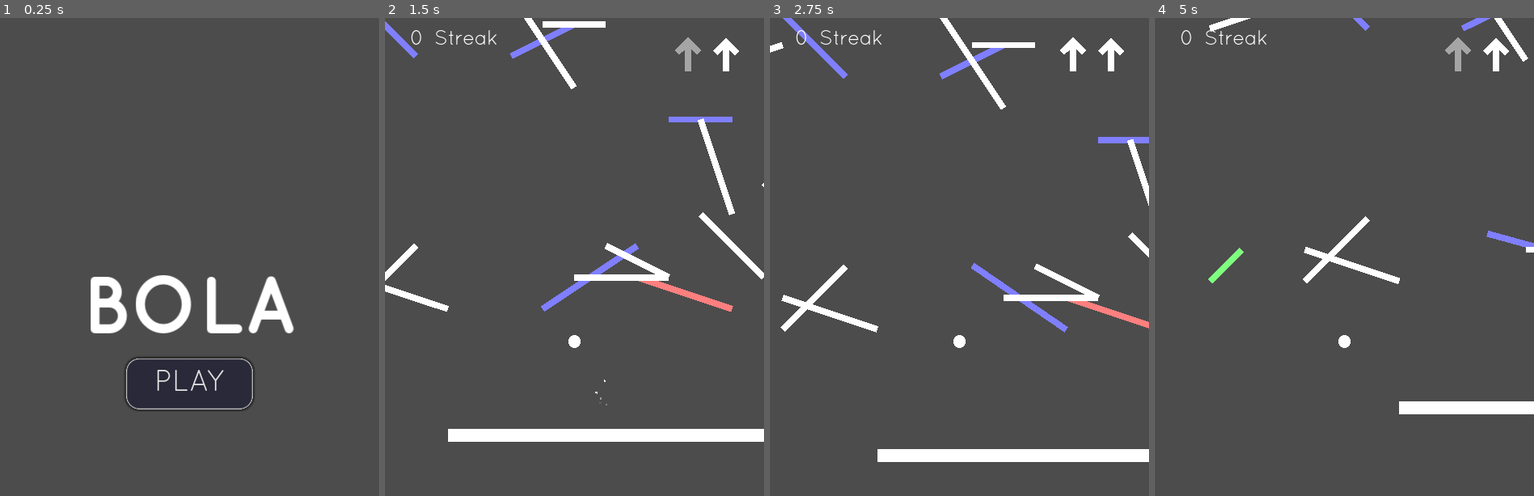
Above: before the commit, frames 1-4 (left to right).
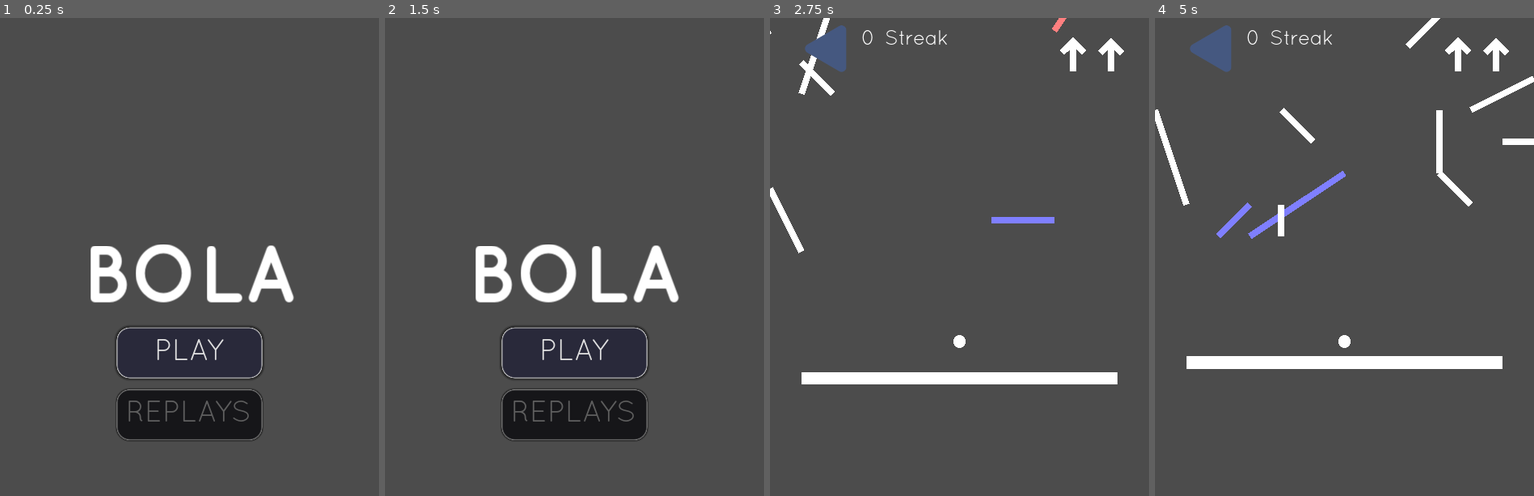
Above: after the commit, the same moments.

Repository: manglemix/Bola
Game: Godot game, scene res://levels/main_menu.tscn
The game is run twice, just before and just after one commit, with the same random seed, the same clock (stepped at 60 frames per second) and the same inputs.
Inputs (mouse positions are in pixels of both pictures, inside the frame that each line leads up to):
- Up to frame 1 (0.25 s): no input
- Up to frame 2 (1.5 s): click "PLAY" at 0.5 s; click (441, 46) at 1.27 s
- Up to frame 3 (2.75 s): click (959, 352) at 2 s, where only the run after the commit has a clickable "PLAY"
- Up to frame 4 (5 s): move the mouse to (1427, 309) at 2.77 s; click (1427, 309) at 2.92 s; click (1427, 309) at 3.02 s; drag from (1268, 371) to (1325, 472) at 3.52 s; move the mouse to (1382, 199) at 4.27 s; click (1382, 199) at 4.42 s

The runs differ from the first frame. In frame 1, 11% of the frame differs, in the area x 23-78%, y 47-89%; in frame 2, 15%, in the area x 0-100%, y 0-89%; in frame 3, 9.1%; in frame 4, 7.8%.

Commit message:
updates

Diff:
--- a/agents/bouncy_ball.gd
+++ b/agents/bouncy_ball.gd
@@ -4,7 +4,7 @@
 
 const MAX_COLLISIONS := 5
 const MAX_SPEED := 1500.0
-const RESET_SPEED := 10.0
+const BOUNCE_RESET_SPEED := 20.0
 
 signal not_landed(angle)
 signal landed
@@ -23,6 +23,7 @@
 export var bounce_modifier := 0.6
 export var drag_modifier := 0.00001
 export var mass := 1.0
+export var friction_decel := 300.0
 
 var jumping := false
 var jumping_vec: Vector2
@@ -85,7 +86,6 @@
 		if _jump_timer.is_stopped():
 			jumping = false
 			emit_signal("jumped")
-#		_controller.linear_velocity = linear_velocity
 
 	var travel := linear_velocity.length() * delta
 	var landed := false
@@ -101,19 +101,34 @@
 		collision_count += 1
 		collision_normal_sum += result.normal
 
-		var bounce_vec: Vector2
+		var cancel_vec := linear_velocity.project(result.normal)
+		var bounce_vec := cancel_vec * bounce_modifier
 
 		if result.collider is SuperBouncyBarrier:
-			bounce_vec = linear_velocity.project(result.normal) * (1 + bounce_modifier * SuperBouncyBarrier.BOUNCE_FACTOR)
-		else:
-			bounce_vec = linear_velocity.project(result.normal) * (1 + bounce_modifier)
-			if result.collider is RigidBody2D:
-				if result.collider is RotatableBarrier:
-					bounce_vec *= exp(- result.position.distance_to(result.collider.global_position) / 100)
+			bounce_vec *= SuperBouncyBarrier.BOUNCE_FACTOR
+		if result.collider is RigidBody2D:
+			var factor := exp(- result.position.distance_to(result.collider.global_position) / 100)
+			bounce_vec *= factor
+			cancel_vec *= factor
 
-				result.collider.apply_impulse(result.position - result.collider.global_position, bounce_vec * mass)
+			if bounce_vec.length() <= BOUNCE_RESET_SPEED:
+				bounce_vec = Vector2.ZERO
 
-		linear_velocity -= bounce_vec
+			result.collider.apply_impulse(result.position - result.collider.global_position, (cancel_vec + bounce_vec) * mass)
+
+		var zero_bounce := false
+		if bounce_vec.length() <= BOUNCE_RESET_SPEED:
+			bounce_vec = Vector2.ZERO
+			zero_bounce = true
+
+		linear_velocity -= bounce_vec + cancel_vec
+
+		if zero_bounce:
+			var step := friction_decel * delta
+			if linear_velocity.length() < step:
+				linear_velocity = Vector2.ZERO
+			else:
+				linear_velocity -= linear_velocity.normalized() * step
 
 		if not landed:
 			if abs((collision_normal_sum / collision_count).angle_to(Vector2.UP)) < deg2rad(max_floor_angle_degrees):
@@ -124,10 +139,6 @@
 		snap_all()
 		_on_collision(result.collider)
 		emit_signal("collided_with", result.collider)
-
-		if linear_velocity.length() < RESET_SPEED:
-			linear_velocity = Vector2.ZERO
-			break
 
 		travel -= result.travel.length()
 
--- a/agents/player.gd
+++ b/agents/player.gd
@@ -13,6 +13,7 @@
 	_too_steep_delay_timer = Timer.new()
 	_too_steep_delay_timer.one_shot = true
 	add_child(_too_steep_delay_timer)
+	# warning-ignore-all:return_value_discarded
 	connect("jump_started", self, "_try_vibrate")
 	connect("not_landed", self, "_on_not_landed")
 
--- a/autoloads/game_state.gd
+++ b/autoloads/game_state.gd
@@ -31,6 +31,7 @@
 
 
 func lost():
+	# warning-ignore:return_value_discarded
 	get_tree().change_scene(get_tree().current_scene.filename)
 	if not started: return
 	win_streak = 0
@@ -40,6 +41,7 @@
 
 
 func won():
+	# warning-ignore:return_value_discarded
 	get_tree().change_scene(get_tree().current_scene.filename)
 	if not started: return
 	win_streak += 1
--- a/autoloads/replays.gd
+++ b/autoloads/replays.gd
@@ -10,53 +10,64 @@
 }
 
 var logs := {}
-var collision_logs := []
+var replays_dir := Directory.new()
+var has_replays := false
 
 
 func _ready():
-	var dir := Directory.new()
-	if not dir.dir_exists(REPLAYS_PATH):
-		if dir.make_dir(REPLAYS_PATH) != OK:
+	if not replays_dir.dir_exists(REPLAYS_PATH):
+		if replays_dir.make_dir(REPLAYS_PATH) != OK:
 			push_error("Could not make replays path!")
 			return
-	dir.open(REPLAYS_PATH)
-	dir.list_dir_begin()
-	var replay_name = dir.get_next()
+	if replays_dir.open(REPLAYS_PATH) != OK:
+		push_error("Could not open replays path!")
+		return
+
+	# warning-ignore:return_value_discarded
+	replays_dir.list_dir_begin(true)
+	var replay_name := replays_dir.get_next()
 	var to_remove := []
 
 	while not (replay_name.empty() or replay_name == "."):
 		var file := File.new()
-		if file.open(REPLAYS_PATH + replay_name, File.READ) != OK:
+
+		if file.open_compressed(REPLAYS_PATH + replay_name, File.READ, File.COMPRESSION_GZIP) != OK:
 			to_remove.append(replay_name)
+			replay_name = replays_dir.get_next()
 			continue
 		if file.get_16() != REPLAY_VERSION:
 			to_remove.append(replay_name)
+			replay_name = replays_dir.get_next()
 			continue
+		replay_name = replays_dir.get_next()
+		has_replays = true
 
 	for file_name in to_remove:
-		if dir.remove(file_name) != OK:
+		if replays_dir.remove(file_name) != OK:
 			push_error("Could not delete " + REPLAYS_PATH + file_name + "!")
 
 
 func reset():
 	logs.clear()
-	collision_logs.clear()
 
 
-func load_replay(replay_name: String):
+func load_replay(replay_name: String) -> bool:
 	var file := File.new()
-	file.open_compressed(REPLAYS_PATH + replay_name, File.READ, File.COMPRESSION_GZIP)
+	if file.open_compressed(REPLAYS_PATH + replay_name, File.READ, File.COMPRESSION_GZIP) != OK:
+		return false
+
+	# warning-ignore-all:return_value_discarded
 	file.get_16()
 	var data: Dictionary = file.get_var()
 	file.close()
 	logs = data["jumps"]
-	collision_logs = data["collisions"]
 	GameState.current_seed = data["seed"]
 	GameState.tmp_seed = true
 	get_tree().change_scene("res://levels/replay.tscn")
+	return true
 
 
-func save_replay():
+func save_replay() -> bool:
 	var file := File.new()
 	var idx := 0
 	var file_path := REPLAYS_PATH + "replay" + str(idx) + ".log"
@@ -64,17 +75,20 @@
 		idx += 1
 		file_path = REPLAYS_PATH + "replay" + str(idx) + ".log"
 
-	file.open_compressed(file_path, File.WRITE, File.COMPRESSION_GZIP)
+	if file.open_compressed(file_path, File.WRITE, File.COMPRESSION_GZIP) != OK:
+		return false
 	file.store_16(REPLAY_VERSION)
 	file.store_var(get_replay_dict())
 	file.close()
+	has_replays = true
+	return true
 
 
 func get_replay_dict() -> Dictionary:
 	return {
 		"seed": GameState.current_seed,
 		"jumps": logs,
-		"collisions": collision_logs
+		"date": OS.get_datetime()
 	}
 
 
@@ -84,7 +98,3 @@
 
 func log_jump_end(frames: int, origin: Vector2, velocity: Vector2):
 	logs[frames] = [JUMP_STOPPED, origin, velocity]
-
-
-func log_collision(origin: Vector2, velocity: Vector2):
-	collision_logs.append([origin, velocity])
--- a/barriers/breakable_barrier.gd
+++ b/barriers/breakable_barrier.gd
@@ -4,8 +4,6 @@
 
 const DENSITY := 1.0 / 500
 const MIN_WAKE_UP_ACCEL := 150.0
-
-signal broken
 
 export var dimensions := Vector2.ONE * 20
 
@@ -33,7 +31,6 @@
 
 func apply_impulse(offset: Vector2, impulse: Vector2):
 	if impulse.length() / mass > MIN_WAKE_UP_ACCEL:
-		emit_signal("broken")
 		contact_monitor = false
 		mode = MODE_RIGID
 		set_physics_process(true)
--- a/barriers/random_barrier_grid.gd
+++ b/barriers/random_barrier_grid.gd
@@ -38,7 +38,6 @@
 
 		if _rng.randf() < breakable_frac:
 			barrier = BreakableBarrier.new()
-			barrier.connect("broken", GameState, "add_idx_to_skip", [i])
 
 		elif _rng.randf() < rotatable_frac:
 			barrier = RotatableBarrier.new()
--- a/levels/end_portal.gd
+++ b/levels/end_portal.gd
@@ -22,7 +22,7 @@
 		emit_signal("portal_reached")
 
 
-func _physics_process(delta: float):
+func _physics_process(_delta):
 	var vec := global_position - _target_node.global_position
 	if vec.length() > grav_distance: return
 	_target_node.linear_velocity += vec.normalized() * grav_factor * pow(grav_distance - vec.length(), 2)
--- a/levels/main.tscn
+++ b/levels/main.tscn
@@ -1,10 +1,11 @@
-[gd_scene load_steps=12 format=2]
+[gd_scene load_steps=13 format=2]
 
 [ext_resource path="res://barriers/barrier.gd" type="Script" id=1]
 [ext_resource path="res://agents/player.tscn" type="PackedScene" id=2]
 [ext_resource path="res://Quicksand_Book.otf" type="DynamicFontData" id=3]
 [ext_resource path="res://levels/portal.tscn" type="PackedScene" id=4]
 [ext_resource path="res://ui/jump_icon.tscn" type="PackedScene" id=5]
+[ext_resource path="res://ui/back_button.tscn" type="PackedScene" id=6]
 
 [sub_resource type="GDScript" id=2]
 script/source = "extends RandomBarrierGrid
@@ -22,6 +23,7 @@
 
 func _go_back():
 	GameState.started = false
+	# warning-ignore:return_value_discarded
 	get_tree().change_scene(\"res://levels/main_menu.tscn\")
 "
 
@@ -62,6 +64,7 @@
 
 
 func _ready():
+	# warning-ignore:return_value_discarded
 	connect(\"portal_reached\", GameState, \"won\")
 "
 
@@ -109,33 +112,47 @@
 margin_right = -20.0
 
 [node name="HBoxContainer2" type="HBoxContainer" parent="CanvasLayer/VBoxContainer"]
-margin_right = 138.0
+margin_right = 242.0
 margin_bottom = 30.0
 
+[node name="Control" type="Control" parent="CanvasLayer/VBoxContainer/HBoxContainer2"]
+margin_right = 100.0
+margin_bottom = 30.0
+rect_min_size = Vector2( 100, 0 )
+
+[node name="BackButton" parent="CanvasLayer/VBoxContainer/HBoxContainer2/Control" instance=ExtResource( 6 )]
+margin_left = 86.0
+margin_top = 66.0
+margin_right = 186.0
+margin_bottom = 166.0
+rect_rotation = 180.0
+rect_scale = Vector2( 0.75, 0.75 )
+
 [node name="Label" type="Label" parent="CanvasLayer/VBoxContainer/HBoxContainer2"]
-margin_right = 23.0
+margin_left = 104.0
+margin_right = 127.0
 margin_bottom = 30.0
 theme = SubResource( 5 )
 text = "0"
 script = SubResource( 3 )
 
 [node name="Label2" type="Label" parent="CanvasLayer/VBoxContainer/HBoxContainer2"]
-margin_left = 27.0
-margin_right = 138.0
+margin_left = 131.0
+margin_right = 242.0
 margin_bottom = 30.0
 theme = SubResource( 5 )
 text = " Streak"
 
 [node name="HBoxContainer" type="HBoxContainer" parent="CanvasLayer/VBoxContainer"]
-margin_left = 142.0
+margin_left = 246.0
 margin_right = 540.0
 margin_bottom = 30.0
 size_flags_horizontal = 3
 alignment = 2
 
 [node name="Control" type="Control" parent="CanvasLayer/VBoxContainer/HBoxContainer"]
-margin_left = 398.0
-margin_right = 398.0
+margin_left = 294.0
+margin_right = 294.0
 margin_bottom = 30.0
 
 [node name="JumpIcon" parent="CanvasLayer/VBoxContainer/HBoxContainer/Control" instance=ExtResource( 5 )]
--- a/levels/main_menu.tscn
+++ b/levels/main_menu.tscn
@@ -69,8 +69,37 @@
 
 func _on_Play_pressed():
 	GameState.started = true
+	# warning-ignore-all:return_value_discarded
 	get_tree().change_scene(\"res://levels/main.tscn\")
 	get_tree().connect(\"idle_frame\", Replays, \"reset\", [], CONNECT_ONESHOT)
+"
+
+[sub_resource type="StyleBoxFlat" id=12]
+bg_color = Color( 0.088, 0.088, 0.1, 1 )
+border_width_left = 2
+border_width_top = 2
+border_width_right = 2
+border_width_bottom = 2
+border_color = Color( 0.505882, 0.505882, 0.505882, 1 )
+border_blend = true
+corner_radius_top_left = 20
+corner_radius_top_right = 20
+corner_radius_bottom_right = 20
+corner_radius_bottom_left = 20
+shadow_size = 3
+
+[sub_resource type="GDScript" id=11]
+script/source = "extends Button
+
+
+func _ready():
+	disabled = not Replays.has_replays
+
+
+func _on_Play_pressed():
+	GameState.started = true
+	# warning-ignore-all:return_value_discarded
+	get_tree().change_scene(\"res://levels/replay_selector.tscn\")
 "
 
 [node name="Node2D" type="Node2D"]
@@ -84,27 +113,32 @@
 alignment = 1
 
 [node name="Label" type="Label" parent="CanvasLayer/VBoxContainer"]
-margin_top = 404.0
+margin_top = 355.0
 margin_right = 600.0
-margin_bottom = 522.0
+margin_bottom = 473.0
 theme = SubResource( 5 )
 text = "BOLA"
 align = 1
 
 [node name="Control" type="Control" parent="CanvasLayer/VBoxContainer"]
-margin_top = 526.0
+margin_top = 477.0
 margin_right = 600.0
-margin_bottom = 536.0
+margin_bottom = 487.0
 rect_min_size = Vector2( 0, 10 )
 
-[node name="Play" type="Button" parent="CanvasLayer/VBoxContainer"]
-margin_left = 200.0
-margin_top = 540.0
-margin_right = 400.0
-margin_bottom = 620.0
+[node name="VBoxContainer" type="VBoxContainer" parent="CanvasLayer/VBoxContainer"]
+margin_left = 185.0
+margin_top = 491.0
+margin_right = 415.0
+margin_bottom = 669.0
+rect_min_size = Vector2( 230, 0 )
+size_flags_horizontal = 4
+
+[node name="Play" type="Button" parent="CanvasLayer/VBoxContainer/VBoxContainer"]
+margin_right = 230.0
+margin_bottom = 80.0
 rect_min_size = Vector2( 200, 80 )
 focus_mode = 0
-size_flags_horizontal = 4
 theme = SubResource( 7 )
 custom_colors/font_color_pressed = Color( 0.46, 0.46, 0.46, 1 )
 custom_styles/hover = SubResource( 9 )
@@ -113,22 +147,27 @@
 text = "PLAY"
 script = SubResource( 8 )
 
-[node name="Control2" type="Control" parent="CanvasLayer/VBoxContainer"]
-visible = false
-margin_top = 567.0
-margin_right = 600.0
-margin_bottom = 577.0
+[node name="Control2" type="Control" parent="CanvasLayer/VBoxContainer/VBoxContainer"]
+margin_top = 84.0
+margin_right = 230.0
+margin_bottom = 94.0
 rect_min_size = Vector2( 0, 10 )
 
-[node name="Play2" type="Button" parent="CanvasLayer/VBoxContainer"]
-visible = false
-margin_left = 250.0
-margin_top = 559.0
-margin_right = 350.0
-margin_bottom = 599.0
-rect_min_size = Vector2( 100, 40 )
-size_flags_horizontal = 4
+[node name="Replays" type="Button" parent="CanvasLayer/VBoxContainer/VBoxContainer"]
+margin_top = 98.0
+margin_right = 230.0
+margin_bottom = 178.0
+rect_min_size = Vector2( 200, 80 )
+focus_mode = 0
 theme = SubResource( 7 )
-text = "PLAY"
+custom_colors/font_color_disabled = Color( 0.37, 0.37, 0.37, 1 )
+custom_colors/font_color_pressed = Color( 0.46, 0.46, 0.46, 1 )
+custom_styles/hover = SubResource( 9 )
+custom_styles/pressed = SubResource( 10 )
+custom_styles/disabled = SubResource( 12 )
+custom_styles/normal = SubResource( 9 )
+text = "REPLAYS"
+script = SubResource( 11 )
 
-[connection signal="pressed" from="CanvasLayer/VBoxContainer/Play" to="CanvasLayer/VBoxContainer/Play" method="_on_Play_pressed"]
+[connection signal="pressed" from="CanvasLayer/VBoxContainer/VBoxContainer/Play" to="CanvasLayer/VBoxContainer/VBoxContainer/Play" method="_on_Play_pressed"]
+[connection signal="pressed" from="CanvasLayer/VBoxContainer/VBoxContainer/Replays" to="CanvasLayer/VBoxContainer/VBoxContainer/Replays" method="_on_Play_pressed"]
--- /dev/null
+++ b/levels/replay_selector.tscn
@@ -0,0 +1,106 @@
+[gd_scene load_steps=10 format=2]
+
+[ext_resource path="res://ui/back_button.tscn" type="PackedScene" id=1]
+[ext_resource path="res://Quicksand_Book.otf" type="DynamicFontData" id=2]
+
+[sub_resource type="GDScript" id=1]
+script/source = "extends VBoxContainer
+
+
+func _input(event):
+	if event.is_action_pressed(\"ui_cancel\"):
+		# warning-ignore:return_value_discarded
+		get_tree().change_scene(\"res://levels/main_menu.tscn\")
+"
+
+[sub_resource type="DynamicFont" id=5]
+size = 64
+font_data = ExtResource( 2 )
+
+[sub_resource type="Theme" id=6]
+default_font = SubResource( 5 )
+
+[sub_resource type="DynamicFont" id=4]
+size = 48
+extra_spacing_top = 10
+extra_spacing_bottom = 10
+font_data = ExtResource( 2 )
+
+[sub_resource type="Theme" id=3]
+default_font = SubResource( 4 )
+
+[sub_resource type="StyleBoxEmpty" id=7]
+
+[sub_resource type="GDScript" id=2]
+script/source = "extends ItemList
+
+
+func _ready():
+	# warning-ignore:return_value_discarded
+	Replays.replays_dir.list_dir_begin(true)
+
+	var replay_name := Replays.replays_dir.get_next()
+	while not replay_name.empty():
+		add_item(replay_name)
+		replay_name = Replays.replays_dir.get_next()
+"
+
+[node name="Control" type="VBoxContainer"]
+anchor_right = 1.0
+anchor_bottom = 1.0
+margin_left = 20.0
+margin_top = 20.0
+margin_right = -20.0
+margin_bottom = -20.0
+script = SubResource( 1 )
+
+[node name="HBoxContainer" type="HBoxContainer" parent="."]
+margin_right = 560.0
+margin_bottom = 100.0
+
+[node name="Control" type="Control" parent="HBoxContainer"]
+margin_right = 100.0
+margin_bottom = 100.0
+rect_min_size = Vector2( 100, 100 )
+size_flags_horizontal = 0
+size_flags_vertical = 4
+
+[node name="BackButton" parent="HBoxContainer/Control" instance=ExtResource( 1 )]
+margin_left = 0.0
+rect_rotation = 180.0
+rect_scale = Vector2( 0.75, 0.75 )
+rect_pivot_offset = Vector2( 50, 50 )
+
+[node name="Label" type="Label" parent="HBoxContainer"]
+margin_left = 104.0
+margin_top = 21.0
+margin_right = 560.0
+margin_bottom = 79.0
+size_flags_horizontal = 3
+theme = SubResource( 6 )
+text = "Replays"
+align = 2
+
+[node name="Control" type="Control" parent="."]
+margin_top = 104.0
+margin_right = 560.0
+margin_bottom = 114.0
+rect_min_size = Vector2( 0, 10 )
+
+[node name="ItemList" type="ItemList" parent="."]
+margin_top = 118.0
+margin_right = 560.0
+margin_bottom = 984.0
+focus_mode = 0
+size_flags_vertical = 3
+theme = SubResource( 3 )
+custom_styles/bg = SubResource( 7 )
+script = SubResource( 2 )
+
+[node name="CanvasLayer" type="CanvasLayer" parent="."]
+layer = -1
+
+[node name="Panel" type="Panel" parent="CanvasLayer"]
+anchor_right = 1.0
+anchor_bottom = 1.0
+margin_top = 128.0
--- /dev/null
+++ b/ui/back_button.tscn
@@ -0,0 +1,37 @@
+[gd_scene load_steps=3 format=2]
+
+[ext_resource path="res://ui/arrow.png" type="Texture" id=1]
+
+[sub_resource type="GDScript" id=1]
+script/source = "extends TextureButton
+
+
+func _on_TextureButton_pressed():
+	var action := InputEventAction.new()
+	action.action = \"ui_cancel\"
+	action.pressed = true
+	Input.parse_input_event(action)
+
+
+func _on_TextureButton_button_down():
+	self_modulate = Color.white.darkened(0.3)
+
+
+func _on_TextureButton_button_up():
+	self_modulate = Color.white
+"
+
+[node name="BackButton" type="TextureButton"]
+margin_left = 460.0
+margin_right = 560.0
+margin_bottom = 100.0
+texture_normal = ExtResource( 1 )
+script = SubResource( 1 )
+
+[node name="HBoxContainer" type="HBoxContainer" parent="."]
+margin_right = 560.0
+alignment = 2
+
+[connection signal="button_down" from="." to="." method="_on_TextureButton_button_down"]
+[connection signal="button_up" from="." to="." method="_on_TextureButton_button_up"]
+[connection signal="pressed" from="." to="." method="_on_TextureButton_pressed"]
Not shown: 1 places in levels/main_menu.tscn that only renumber resources
Binary file added: ui/arrow.png
Not shown, added: ui/arrow.png.import
